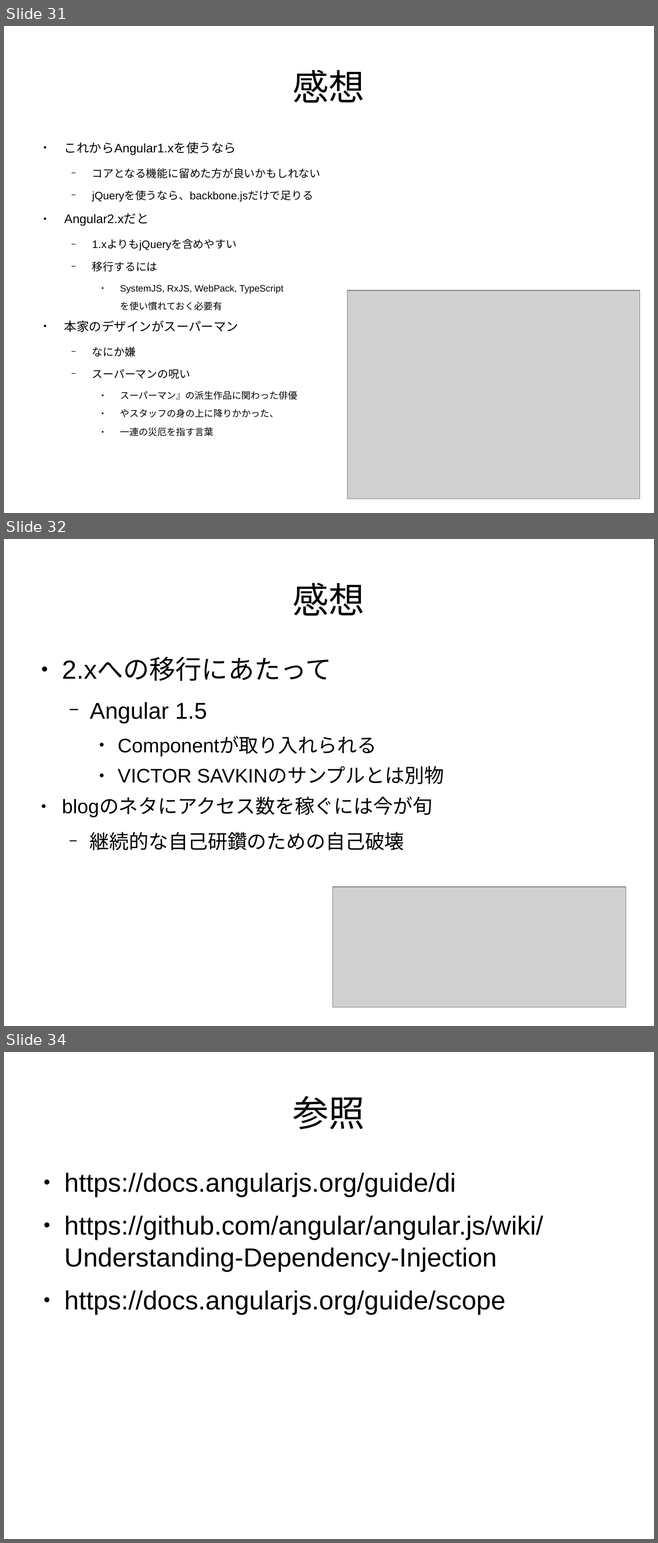
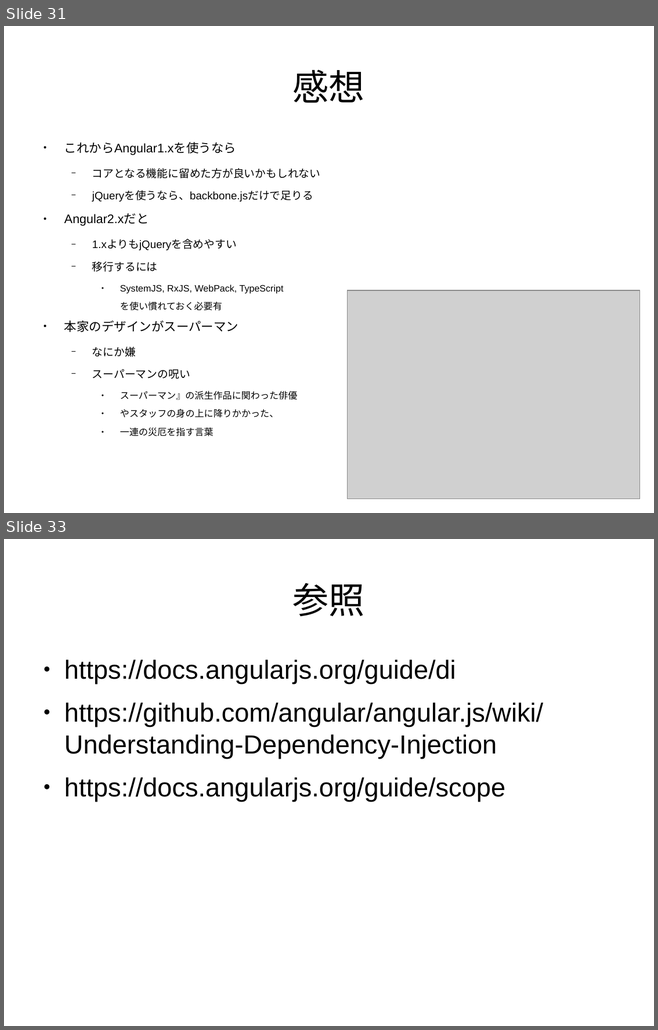
Before and after one commit to sallop/til, a slide deck: AngularJS.odp. Shown one above the other, each under a label of ours: slides 31, 32 and 34 before the commit, slides 31 and 33 after it; the slides between them are not shown. The pictures are 658x1543 and 658x1030 pixels, drawn with LibreOffice and Linux fonts; fonts in the diff are those of the drawing; grey boxes stand for pictures. Boxes give left, top, right and bottom in pixels: in the first picture for what was removed or moved away, otherwise in the second. Text is boxed around its words. In the diff, an @@ line names an element or a change of style, - is before the commit and + after.

```diff
--- a/AngularJS.odp
+++ b/AngularJS.odp
@@ slide 32 removed at [4,539,654,1026], background #FFFFFF @@
@@ title removed at [293,583,365,616] @@
-感想
@@ text removed at [62,658,444,850] @@
-● 2.xへの移行にあたって
-  − Angular 1.5
-    ● Componentが取り入れられる
-    ● VICTOR SAVKINのサンプルとは別物
-● blogのネタにアクセス数を稼ぐには今が旬
-  − 継続的な自己研鑽のための自己破壊
@@ picture removed at [332,888,626,1008] @@
@@ what was slide 34 is now slide 33 @@
```
Also in this commit, not shown: 3 slides changed, 5 other files.
